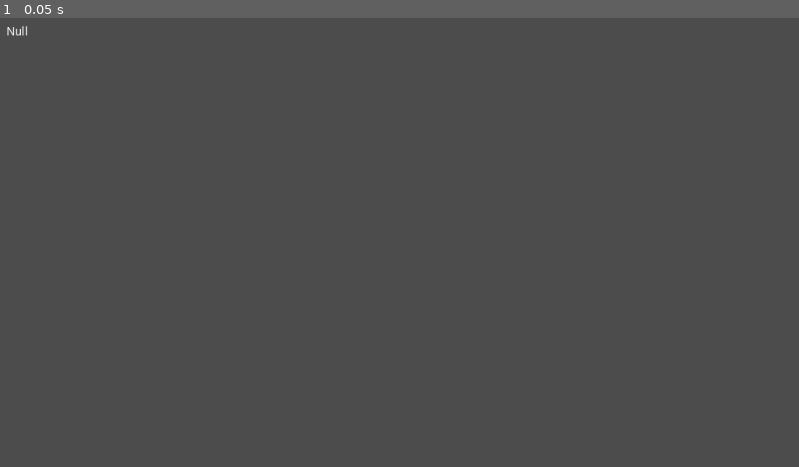
Above: before the commit, frame 1.
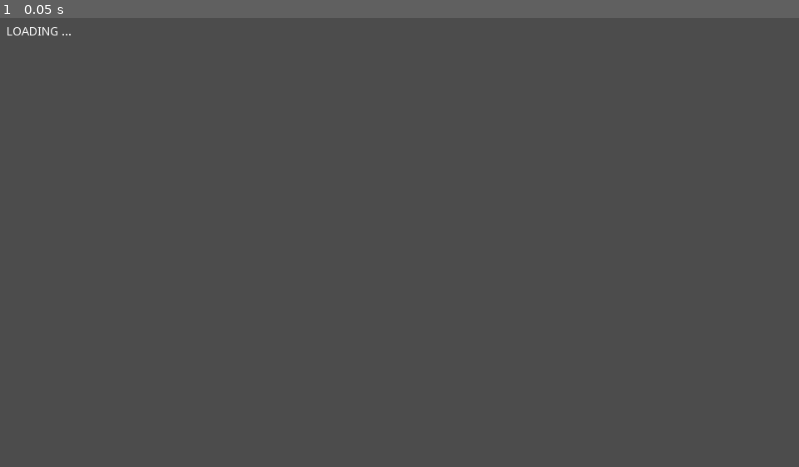
Above: after the commit, the same moment.

Repository: nightblade9/lecture-library
Game: Godot game, scene res://Index.tscn
The game is run twice, just before and just after one commit, with the same random seed, the same clock (stepped at 60 frames per second) and the same inputs.
Inputs:
- Up to frame 1 (0.05 s): no input

The runs differ from the first frame. In frame 1, less than 0.1% of the frame differs, in the area x 1-9%, y 1-5%.
Error after the commit: Unable to iterate on object of type 'Nil'. (res://Scripts/Index.gd:15)

Commit message:
Button click handler

Diff:
--- a/source/Scripts/Index.gd
+++ b/source/Scripts/Index.gd
@@ -9,5 +9,14 @@
 	request.request(_INDEX_FILE_URL)
 
 func _on_download_completed(result, response_code, headers, body):
-	var json = JSON.parse(body.get_string_from_utf8())
-	$Label.text = str(json.result)
+	var json = JSON.parse(body.get_string_from_utf8()).result
+	var text = ""
+
+	for item in json:
+		var button = Button.new()
+		button.text = item.title + " (" + str(item.duration_minutes) + " minutes)"
+		button.connect("button_down", self, "_button_clicked", [item])
+		add_child(button)
+
+func _button_clicked(item):
+	pass
